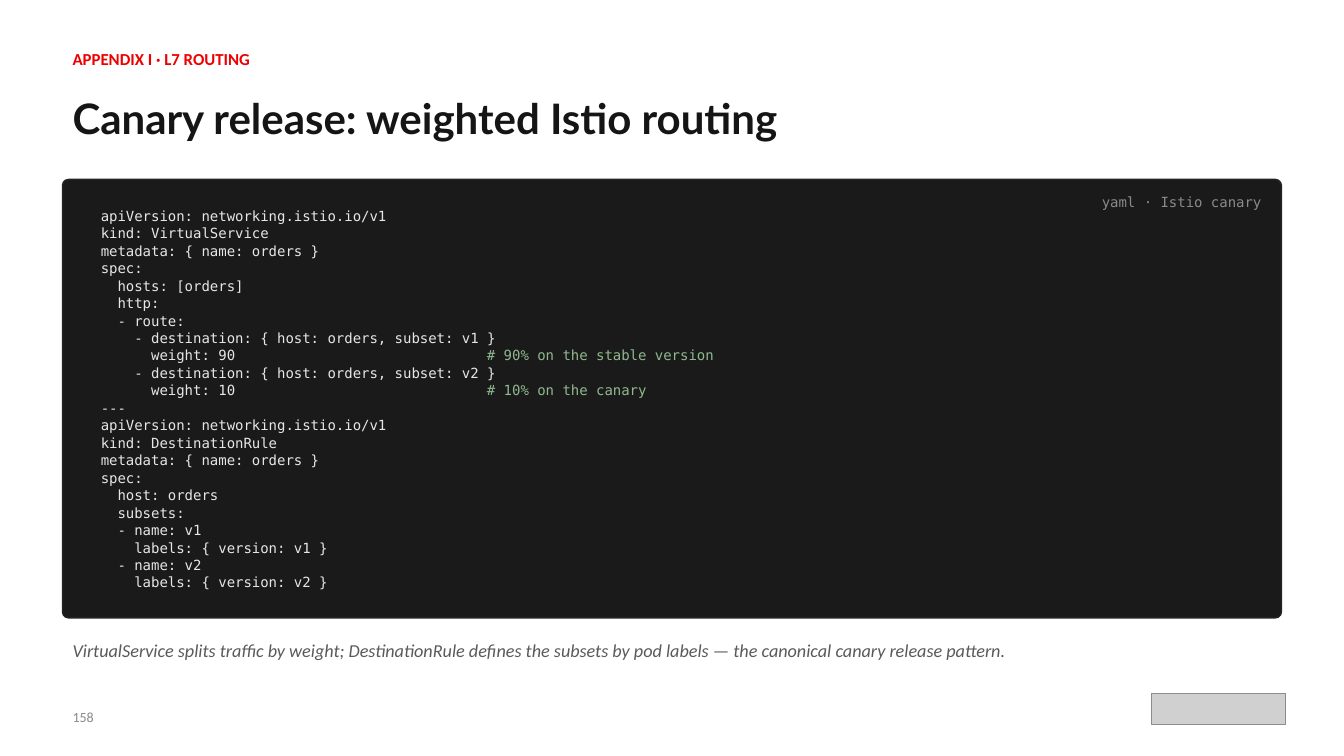
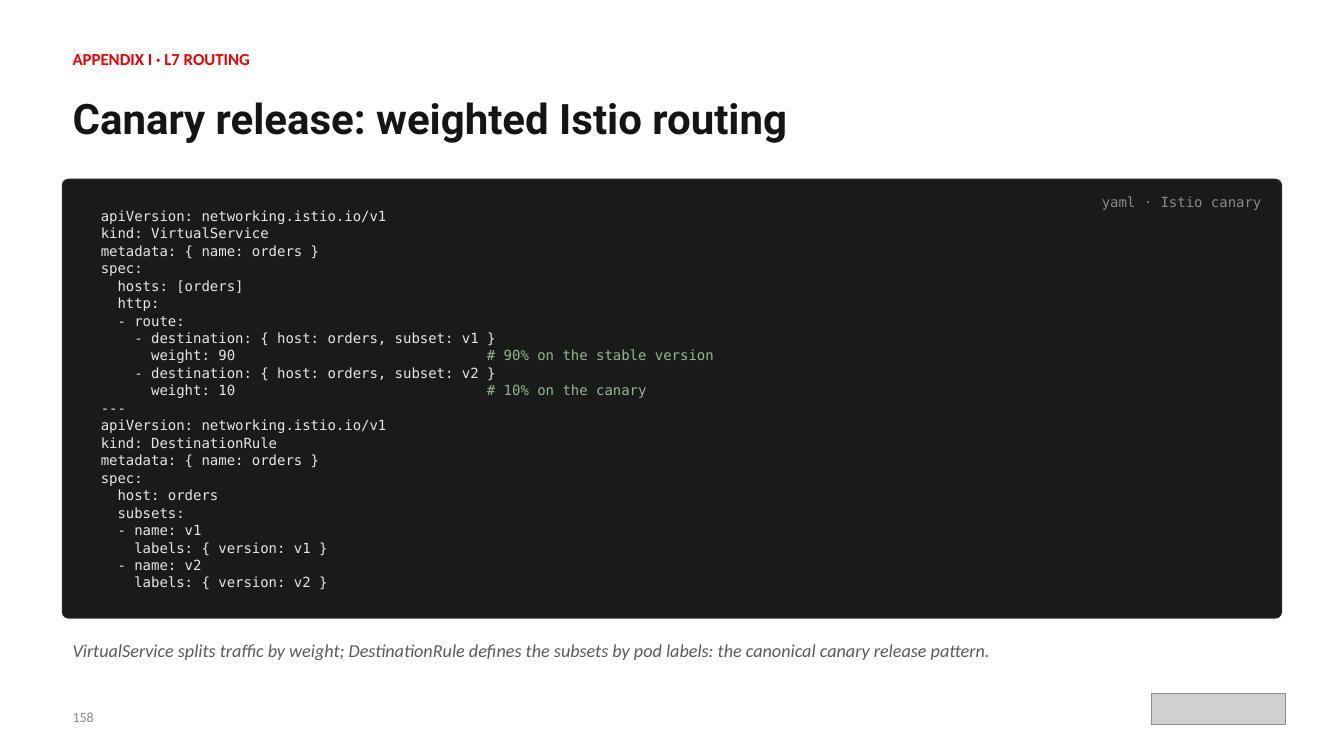
Before and after one commit to patterncatalyst/cloud-native-design-patterns, a slide deck: slide 182 of lgtm-presentation/Designing-Cloud-Native-APIs-Python.pptx. Drawn at 1344x756 pixels with LibreOffice and Linux fonts; fonts in the diff are those of the drawing; grey boxes stand for pictures. Boxes give left, top, right and bottom in pixels: in the first picture for what was removed or moved away, otherwise in the second. Text is boxed around its words. In the diff, an @@ line names an element or a change of style, - is before the commit and + after.

```diff
--- a/lgtm-presentation/Designing-Cloud-Native-APIs-Python.pptx
+++ b/lgtm-presentation/Designing-Cloud-Native-APIs-Python.pptx
@@ text "Canary release: weighted Istio routing" at box(73, 102, 787, 143): font Lato to Roboto @@
@@ text at box(73, 644, 990, 660): text changed @@
-VirtualService splits traffic by weight; DestinationRule defines the subsets by pod labels — the canonical canary release pattern.
+VirtualService splits traffic by weight; DestinationRule defines the subsets by pod labels: the canonical canary release pattern.
```
Also in this commit, not shown: 281 other slides changed, 3 other files.
